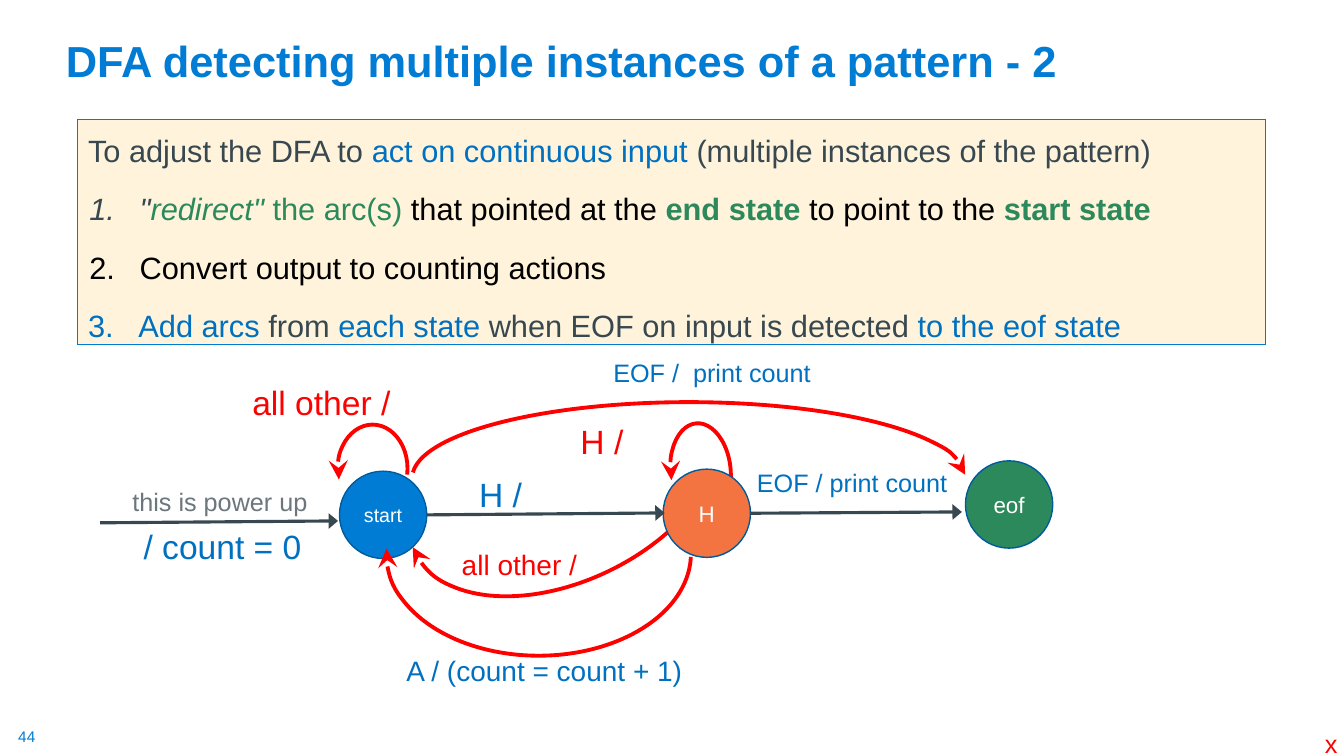
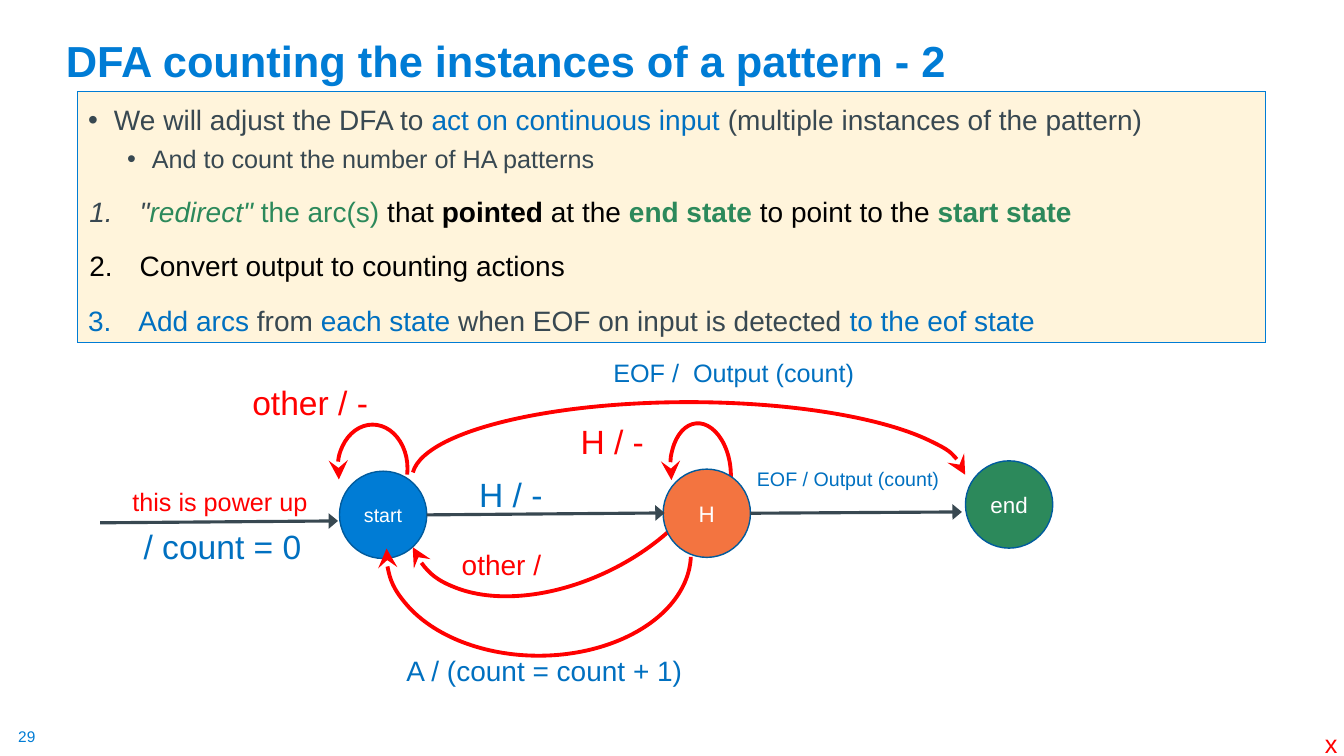
Before and after one commit to cse30-sp24/Cao-slides, a slide deck: slide 29 of 01-C-Part1.pptx (slide 44 before the commit). Drawn at 1344x756 pixels with LibreOffice and Linux fonts; fonts in the diff are those of the drawing. Boxes give left, top, right and bottom in pixels: in the first picture for what was removed or moved away, otherwise in the second. Text is boxed around its words. In the diff, an @@ line names an element or a change of style, - is before the commit and + after.

```diff
--- a/01-C-Part1.pptx
+++ b/01-C-Part1.pptx
@@ title at box(66, 45, 945, 85): text changed @@
-DFA detecting multiple instances of a pattern - 2
+DFA counting the instances of a pattern - 2
@@ text "We will adjust the DFA ...": place and size @@
-text "We will adjust the DFA ..." at box(78, 119, 1266, 344)
+text "We will adjust the DFA ..." at box(78, 91, 1266, 342)
@@ text at box(114, 109, 1143, 174): text changed; size 22 to 20 pt @@
-To adjust the DFA to act on continuous input (multiple instances of the pattern)
+• We will adjust the DFA to act on continuous input (multiple instances of the pattern)
+  • And to count the number of HA patterns
@@ text at box(138, 201, 1071, 336): size 22 to 20 pt in ""redirect" the arc(s) that pointed at the ...", "Convert output to counting actions", "Add arcs from each state when EOF ..."; bold on in "pointed" @@
@@ text at box(613, 363, 854, 388): text changed @@
-EOF / print count
+EOF / Output (count)
@@ text at box(252, 390, 329, 416): text changed @@
-all other /
+other / -
@@ text at box(757, 471, 939, 490): text changed; size 18 to 14 pt @@
-EOF / print count
+EOF / Output (count)
@@ text "this is power up" at box(132, 492, 307, 517): text colour #6B767D to #FF0000 @@
@@ text in ellipse at box(990, 496, 1027, 514): text changed @@
-eof
+end
@@ text at box(462, 554, 526, 576): text changed @@
-all other /
+other /
@@ page number at box(18, 731, 35, 742): text changed @@
-44
+29
```
Also in this commit, not shown: 33 other slides changed, 4 slides added, 1 slide removed.
